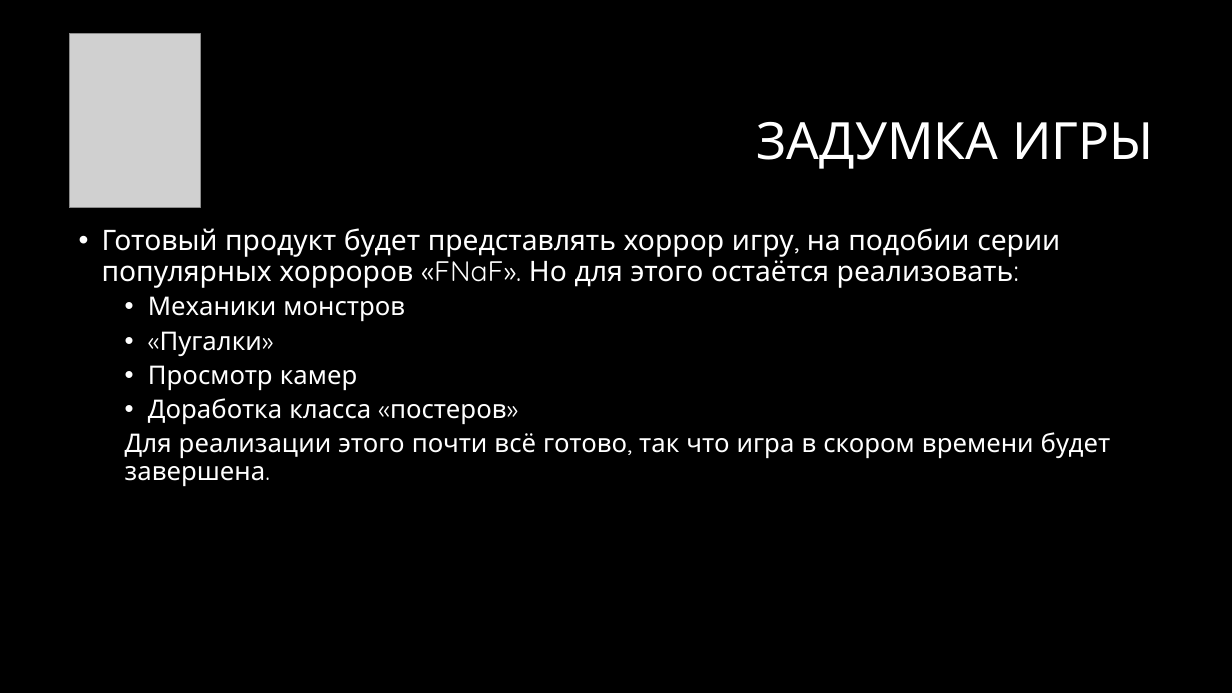
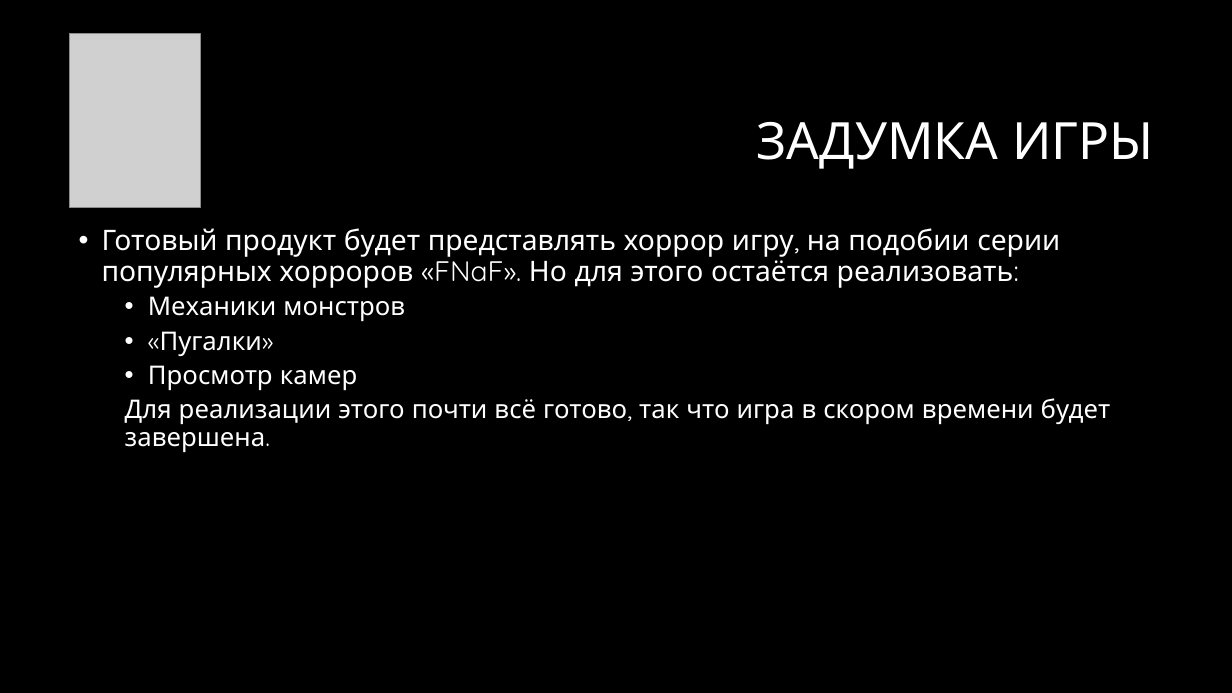
Before and after one commit to PurDAnil/Danila-Migrin_Game_git, a slide deck: slide 4 of Аттракцион страха/Аттракцион страха.pptx. Drawn at 1232x693 pixels with LibreOffice and Linux fonts; fonts in the diff are those of the drawing; grey boxes stand for pictures; background and template pictures are left out. Boxes give left, top, right and bottom in pixels: in the first picture for what was removed or moved away, otherwise in the second. Text is boxed around its words. In the diff, an @@ line names an element or a change of style, - is before the commit and + after.

```diff
--- a/Аттракцион страха/Аттракцион страха.pptx
+++ b/Аттракцион страха/Аттракцион страха.pptx
@@ text at [148,398,507,424]: paragraph removed @@
-  • Доработка класса «постеров»
```
Also in this commit, not shown: 1 other slide changed, 4 other files.
